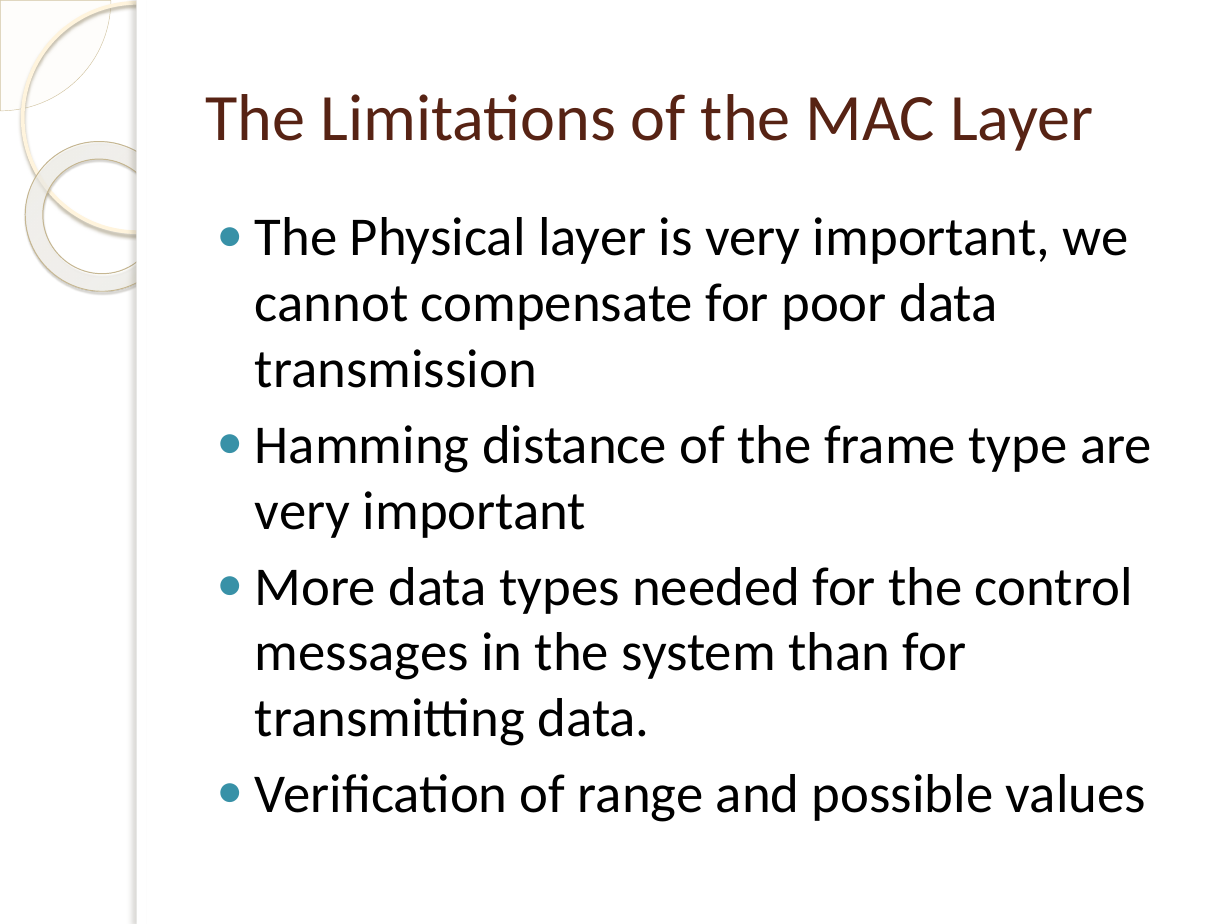
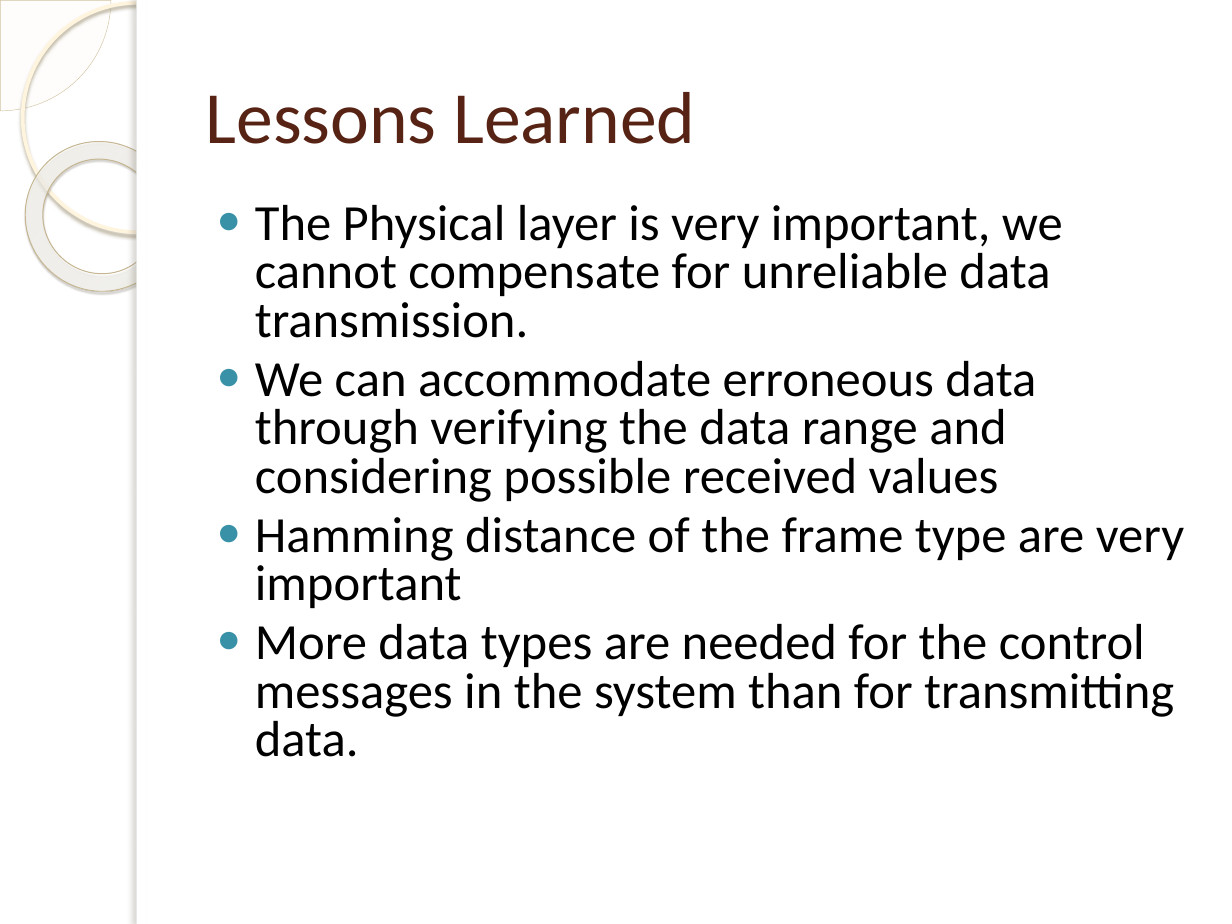
Before and after one commit to isamubr/ece405group6, a slide deck: slide 26 of 4305 Final Presentation.pptx. Drawn at 1232x924 pixels with LibreOffice and Linux fonts; fonts in the diff are those of the drawing; background and template pictures are left out. Boxes give left, top, right and bottom in pixels: in the first picture for what was removed or moved away, otherwise in the second. Text is boxed around its words. In the diff, an @@ line names an element or a change of style, - is before the commit and + after.

Commit message:
Final Version

```diff
--- a/4305 Final Presentation.pptx
+++ b/4305 Final Presentation.pptx
@@ title at (206,92,695,144): text changed; size 38.7 to 43 pt @@
-The Limitations of the MAC Layer
+Lessons Learned
@@ text at (255,205,1063,502): text changed; size 32 to 29.6 pt @@
-● The Physical layer is very important, we cannot compensate for poor data transmission
+● The Physical layer is very important, we cannot compensate for unreliable data transmission.
+● We can accommodate erroneous data through verifying the data range and considering possible received values
@@ text at (255,517,1184,608): size 32 to 29.6 pt in "Hamming distance of the frame type are ..."; line spacing 1 to 0.8 @@
@@ text at (255,624,1174,757): text changed; size 32 to 29.6 pt @@
-● More data types needed for the control messages in the system than for transmitting data.
-● Verification of range and possible values
+● More data types are needed for the control messages in the system than for transmitting data.
```
Also in this commit, not shown: 6 other slides changed.
